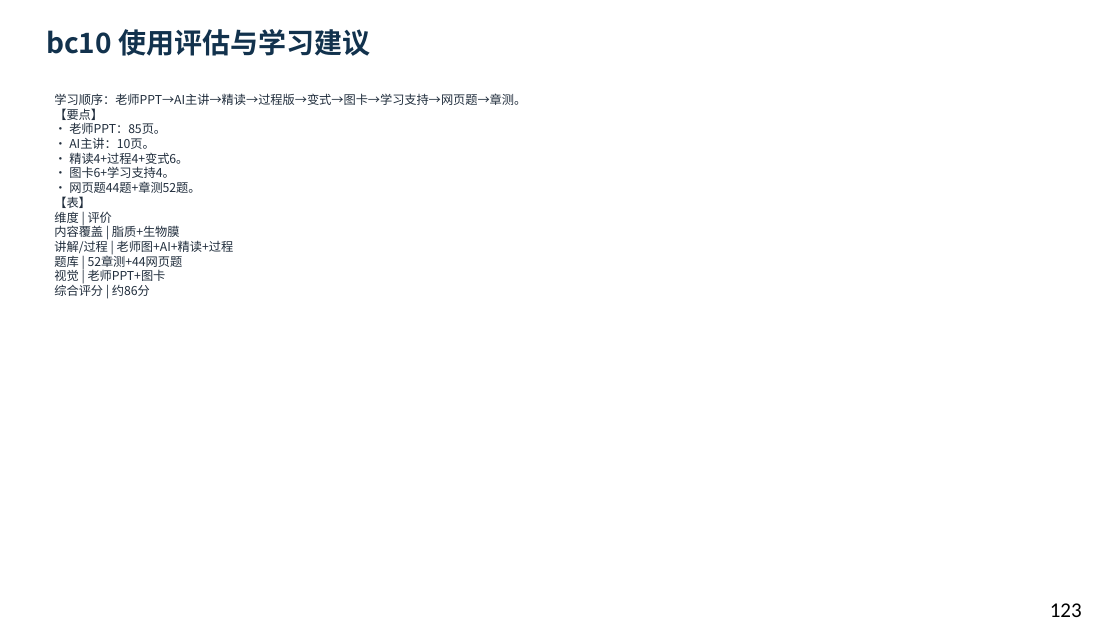
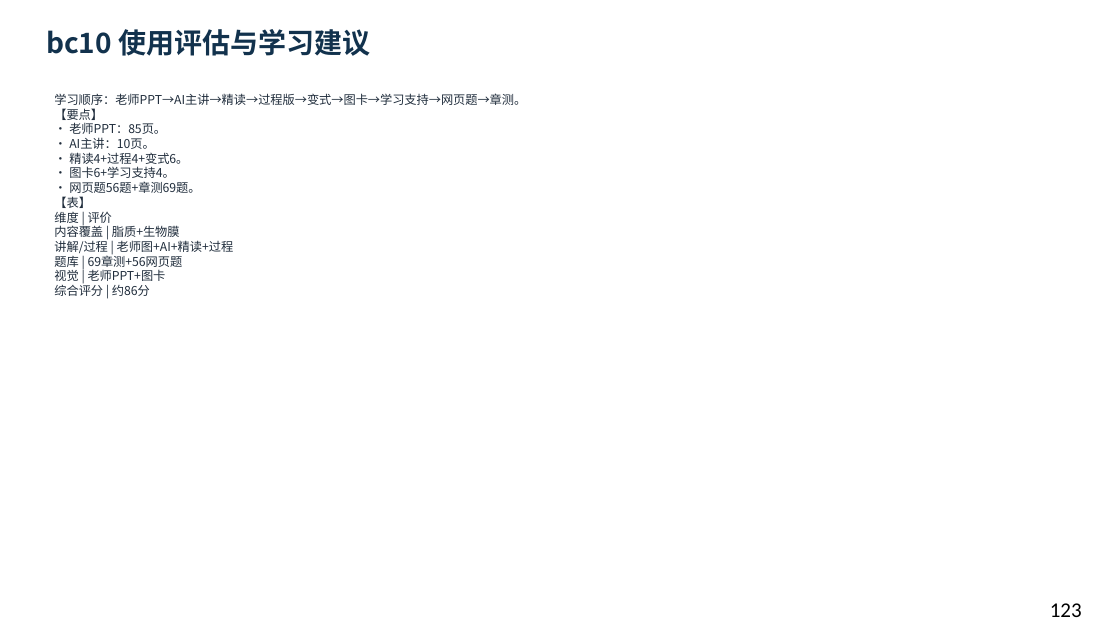
Before and after one commit to newkan-li/Biochemistry, a slide deck: slide 123 of downloads/bc10-ai-style.pptx. Drawn at 1120x630 pixels with LibreOffice and Linux fonts; fonts in the diff are those of the drawing. Boxes give left, top, right and bottom in pixels: in the first picture for what was removed or moved away, otherwise in the second. Text is boxed around its words. In the diff, an @@ line names an element or a change of style, - is before the commit and + after.

```diff
--- a/downloads/bc10-ai-style.pptx
+++ b/downloads/bc10-ai-style.pptx
@@ text at box(54, 93, 526, 296): text changed @@
-学习顺序：老师PPT→AI主讲→精读→过程版→变式→图卡→学习支持→网页题→章测。
-【要点】
-• 老师PPT：85页。
-• AI主讲：10页。
-• 精读4+过程4+变式6。
-• 图卡6+学习支持4。
-• 网页题44题+章测52题。
-【表】
-维度 | 评价
-内容覆盖 | 脂质+生物膜
-讲解/过程 | 老师图+AI+精读+过程
-题库 | 52章测+44网页题
-视觉 | 老师PPT+图卡
-综合评分 | 约86分
+学习顺序：老师PPT→AI主讲→精读→过程版→变式→图卡→学习支持→网页题→章测。
+【要点】
+• 老师PPT：85页。
+• AI主讲：10页。
+• 精读4+过程4+变式6。
+• 图卡6+学习支持4。
+• 网页题56题+章测69题。
+【表】
+维度 | 评价
+内容覆盖 | 脂质+生物膜
+讲解/过程 | 老师图+AI+精读+过程
+题库 | 69章测+56网页题
+视觉 | 老师PPT+图卡
+综合评分 | 约86分
```
Also in this commit, not shown: 10 other slides changed, 15 other files.
